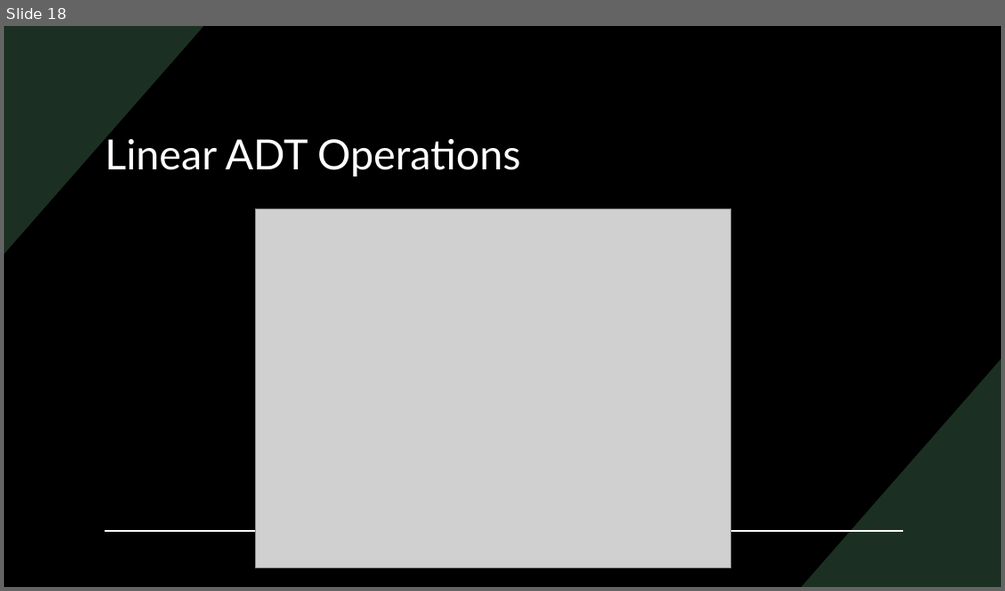
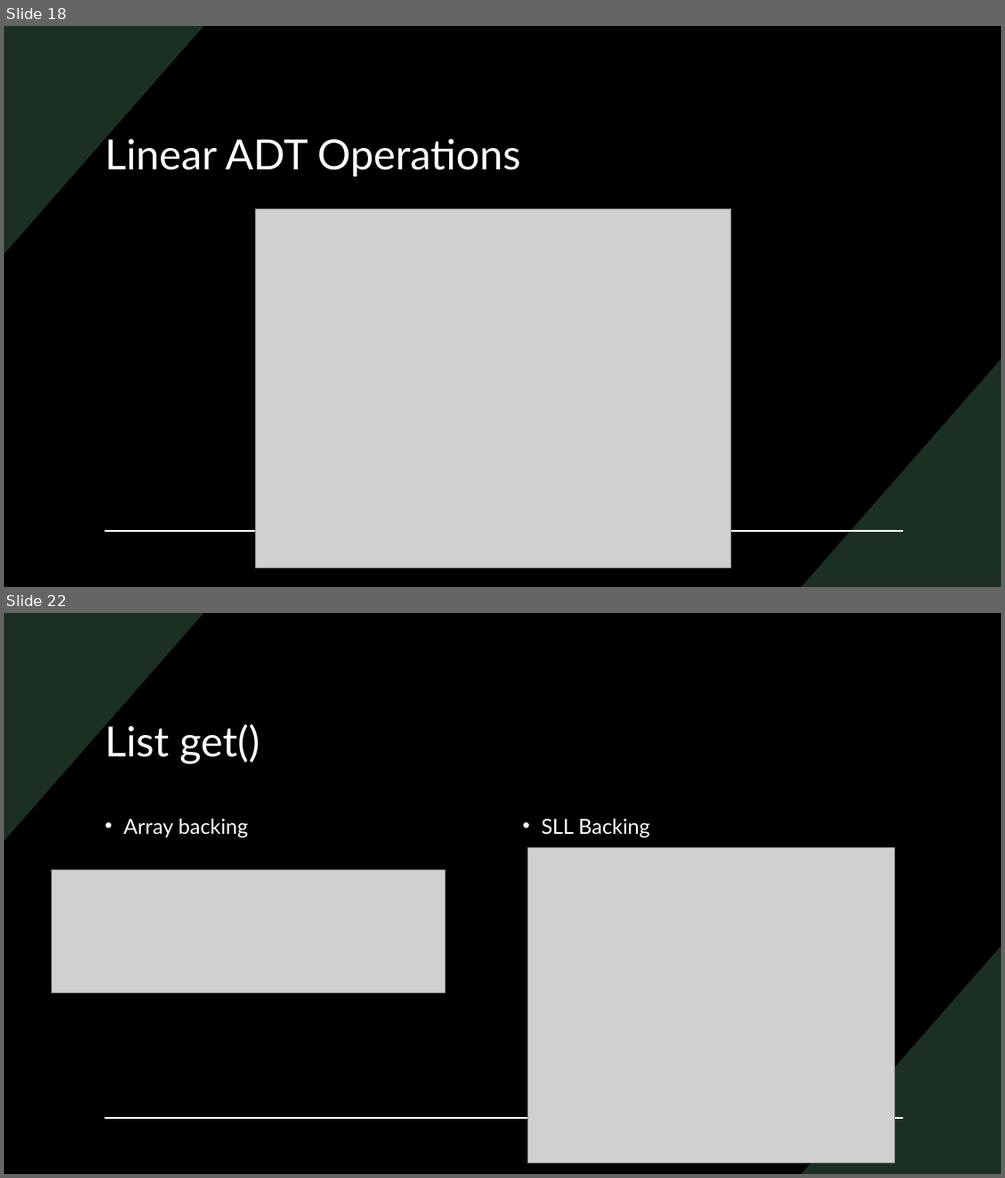
Before and after one commit to Prof-Goble-s-Organization/COMP232_SampleCode, a slide deck: slides/LinearStructures.pptx. Shown one above the other, each under a label of ours: slide 18 before the commit, slides 18 and 22 after it; the slides between them are not shown. The pictures are 1005x591 and 1005x1178 pixels, drawn with LibreOffice and Linux fonts; fonts in the diff are those of the drawing; grey boxes stand for pictures. Boxes give left, top, right and bottom in pixels: in the first picture for what was removed or moved away, otherwise in the second. Text is boxed around its words. In the diff, an @@ line names an element or a change of style, - is before the commit and + after.

```diff
--- a/slides/LinearStructures.pptx
+++ b/slides/LinearStructures.pptx
@@ slide 22 added at (x1=4, y1=613, x2=1001, y2=1174), background #000000; not listed: 3 template elements that a slide beside it also shows @@
@@ title added at (x1=105, y1=720, x2=259, y2=764), 40 pt, text #FFFFFF @@
+List get()
@@ text added at (x1=123, y1=818, x2=248, y2=838), 20 pt, text #FFFFFF @@
+• Array backing
@@ text added at (x1=542, y1=818, x2=649, y2=838), 20 pt, text #FFFFFF @@
+• SLL Backing
@@ picture added at (x1=528, y1=847, x2=895, y2=1163) @@
@@ picture added at (x1=51, y1=869, x2=445, y2=993) @@
```
Also in this commit, not shown: 5 other slides added.
